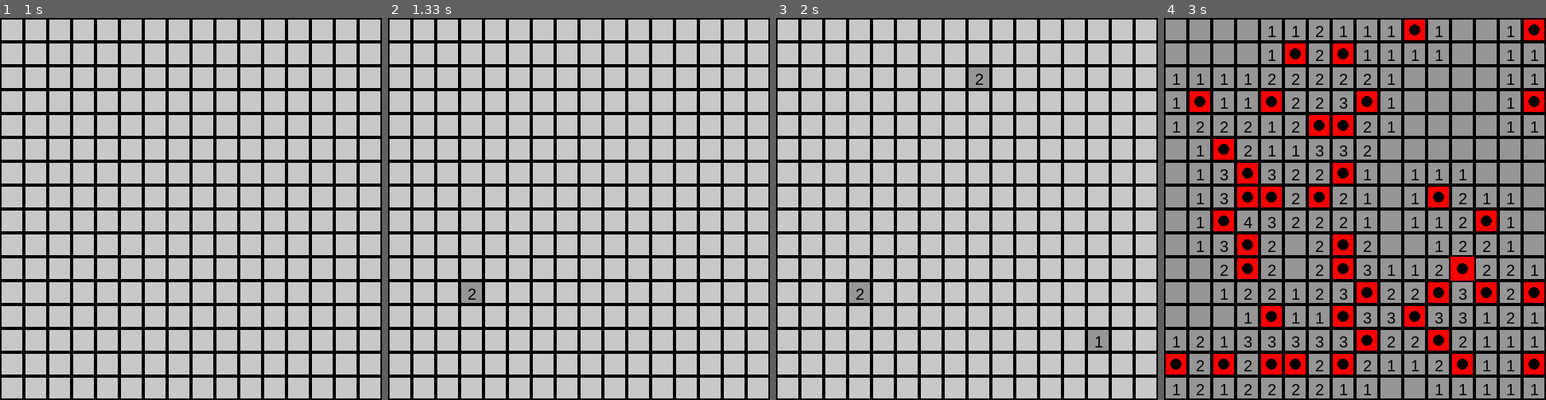
Above: before the commit, frames 1-4 (left to right).
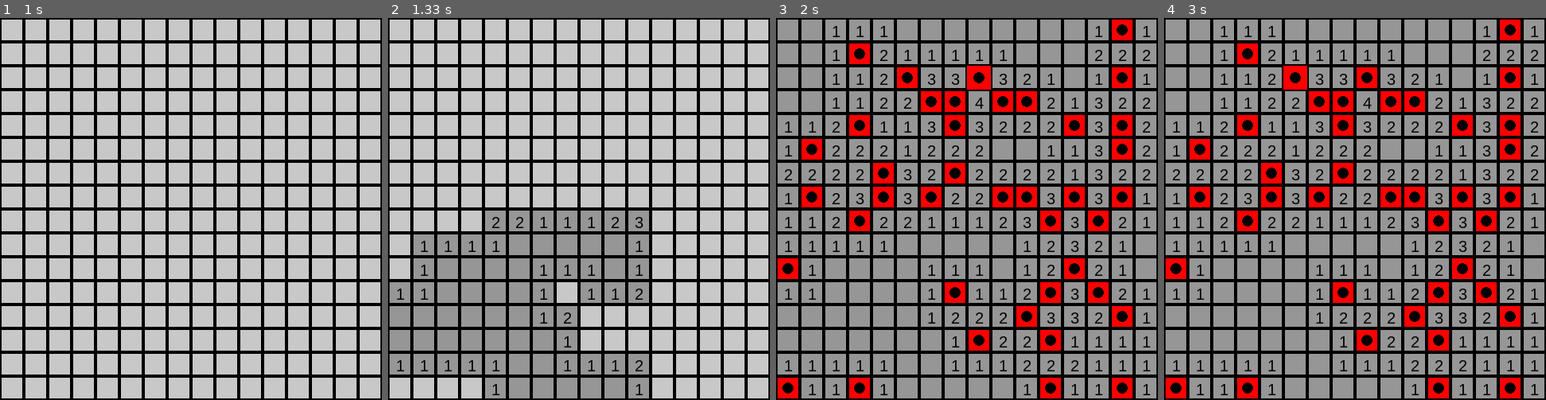
Above: after the commit, the same moments.

Repository: Raidened/demineur-python-g9
Game: pygame game, started from pygame_menus.py
Two runs of this game, one before a commit and one after it. Both use one fixed random seed, a clock stepped at 60 frames per second and the inputs below.
Inputs (mouse positions are in pixels of both pictures, inside the frame that each line leads up to):
- Up to frame 1 (1 s): click "JOUER" at 0.38 s; click (84, 178) at 0.72 s
- Up to frame 2 (1.33 s): click (460, 296) at 1.05 s
- Up to frame 3 (2 s): click (1104, 342) at 1.38 s; click (974, 79) at 1.72 s
- Up to frame 4 (3 s): click (1454, 270) at 2.55 s; click (1293, 82) at 2.88 s

Frame 1 is identical in both runs. In frame 2, 21% of the frame differs, in the area x 0-69%, y 50-100%; in frame 3, 75%, in the area x 0-100%, y 0-100%; in frame 4, 20%.

Commit message:
zero auto turn improved

Diff:
--- a/pygame_grid.py
+++ b/pygame_grid.py
@@ -178,14 +178,32 @@
                 grid_y = x // blocksize
 
                 if revealed[grid_y][grid_x]:
-                    if table[grid_y][grid_x] == "M":
+                    if table[grid_x][grid_y] == "M":
                         pygame.draw.rect(screen, RED, rect, 0)  # Fond rouge pour la mine
                         pygame.draw.circle(screen, BLACK, rect.center, blocksize // 4)  # Dessiner une mine
+                    elif table[grid_x][grid_y] == 0:
+                        pygame.draw.rect(screen, GRAY, rect, 0)
+                        if grid_y < len(table[0]) - 1:
+                            revealed[grid_y + 1][grid_x] = True
+                        if grid_y > 0:
+                            revealed[grid_y - 1][grid_x] = True
+                        if grid_x < len(table) - 1:
+                            revealed[grid_y][grid_x + 1] = True
+                        if grid_x > 0:
+                            revealed[grid_y][grid_x - 1] = True
+                        if grid_y < len(table[0]) - 1 and grid_x < len(table) - 1:
+                            revealed[grid_y + 1][grid_x + 1] = True
+                        if grid_y < len(table[0]) - 1 and grid_x > 0:
+                            revealed[grid_y + 1][grid_x - 1] = True
+                        if grid_y > 0 and grid_x < len(table) - 1:
+                            revealed[grid_y - 1][grid_x + 1] = True
+                        if grid_y > 0 and grid_x > 0:
+                            revealed[grid_y - 1][grid_x - 1] = True
                     else:
                         pygame.draw.rect(screen, GRAY, rect, 0)  # Case sans mine
-                        if table[grid_y][grid_x] != 0:
+                        if table[grid_x][grid_y] != 0:
                             font = pygame.font.SysFont('Arial', 20)
-                            text = font.render(str(table[grid_y][grid_x]), True, BLACK)
+                            text = font.render(str(table[grid_x][grid_y]), True, BLACK)
                             screen.blit(text, (y + 10, x + 5))
                 else:
                     pygame.draw.rect(screen, WHITE, rect, 0)  # Case non révélée
@@ -252,7 +270,7 @@
                     revealed[grid_y][grid_x] = True
 
                     # Si une mine est révélée, afficher la défaite
-                    if table[grid_y][grid_x] == "M":
+                    if table[grid_x][grid_y] == "M":
                         lost_mine = (grid_x, grid_y)  # Garder la position de la mine déclenchée
 
                         # Révéler toutes les mines après une défaite
